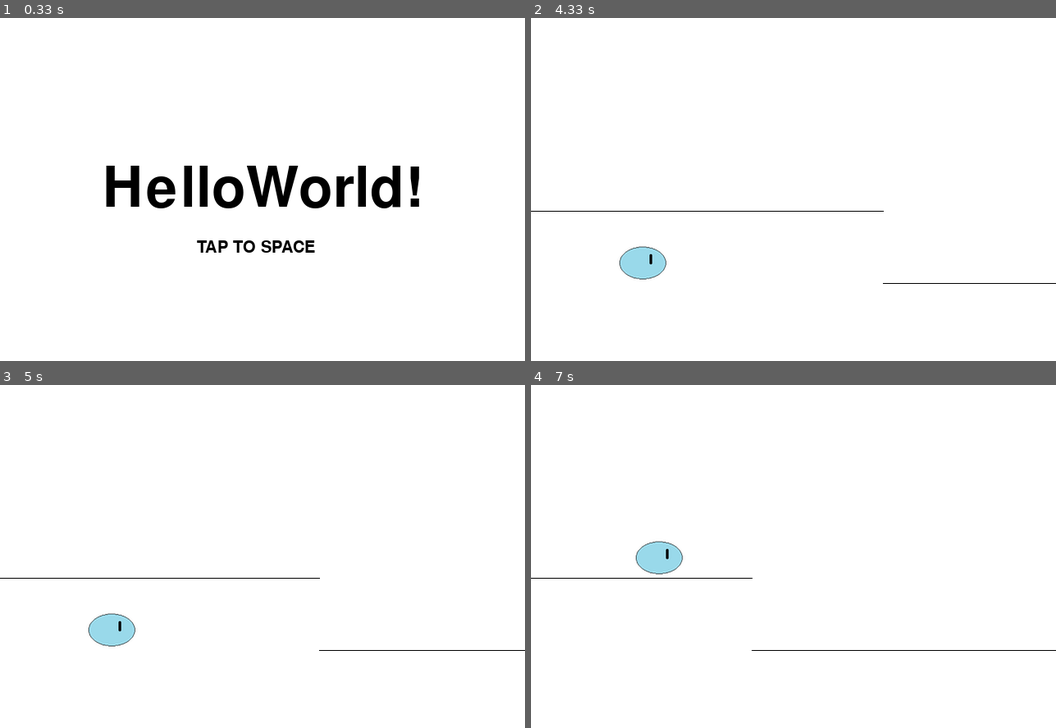
Above: before the commit, frames 1-4 (two rows, left to right).
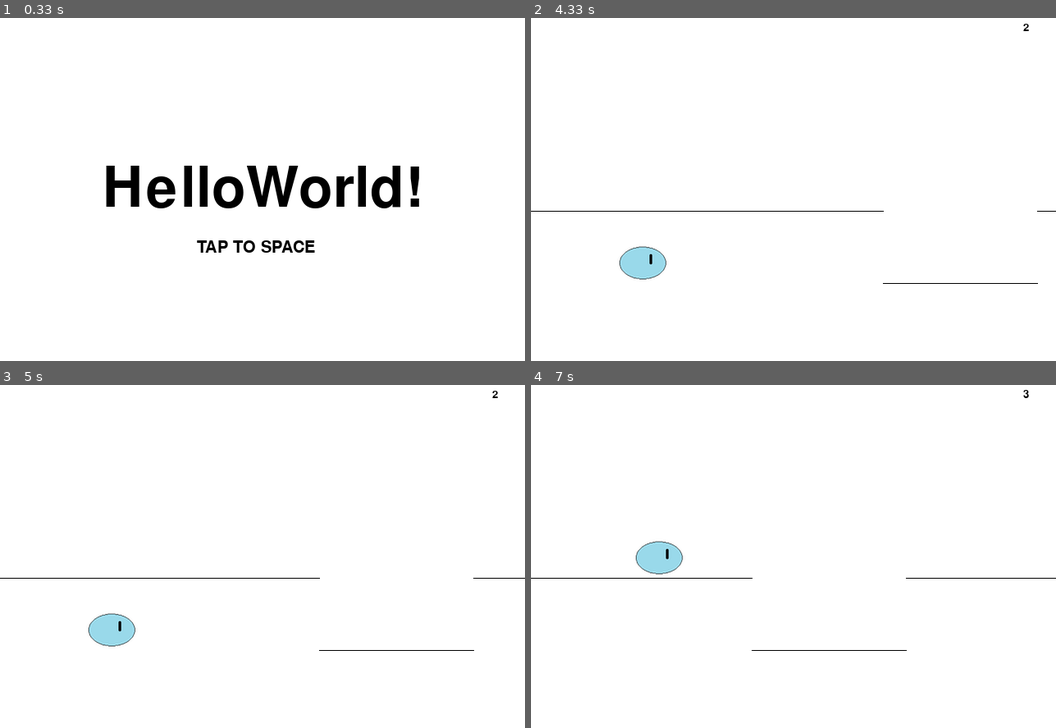
Above: after the commit, the same moments.

Repository: RENNKA08/python_pygame_HelloWorld-
Game: pygame game, started from mygame.py
Same seed, same stepped clock (60 frames per second), same inputs: the game is played once before the commit and once after it.
Inputs:
- Up to frame 1 (0.33 s): no input
- Up to frame 2 (4.33 s): tap Space at 0.33, 0.73, 1.03, 1.23, 1.57, 1.97, 2.37, 2.7, 3.03, 3.43, 3.83, 4.17 s; hold Up 0.67-1.13 s; hold Down 1.17-1.47 s; hold Up 1.5-1.87 s; hold Down 1.9-2.27 s; hold Up 2.3-2.6 s; hold Down 2.63-2.93 s; hold Up 2.97-3.33 s; hold Down 3.37-3.73 s; hold Up 3.77-4.07 s; hold Down from 4.1 s (still down)
- Up to frame 3 (5 s): release Down at 4.4 s; hold Up 4.43-4.8 s; tap Space at 4.5, 4.9 s; hold Down from 4.83 s (still down)
- Up to frame 4 (7 s): release Down at 5.2 s; hold Up 5.23-5.53 s; tap Space at 5.3, 5.63, 5.97, 6.37, 6.77 s; hold Down 5.57-5.87 s; hold Up 5.9-6.27 s; hold Down 6.3-6.67 s; hold Up from 6.7 s (still down)

Frame 1 is identical in both runs. In frame 2, less than 0.1% of the frame differs, in the area x 93-100%, y 1-78%; in frame 3, less than 0.1%; in frame 4, 0.2%, in the area x 71-100%, y 1-78%.

Commit message:
道の生成の調整

Diff:
--- a/mygame.py
+++ b/mygame.py
@@ -15,9 +15,20 @@
 # タイトルバーの文字列をセット
 pygame.display.set_caption(u"HelloWorld!")
 
+# 初期化
+X_std = 100
+Y_std = 240
+x_load = []
+y_load = []
+i = 0
+time = 0
+load_judge = 0
+load_interval = 0
+
 # フォントの作成
 sysfont = pygame.font.SysFont(None, 100)
 sysfont1 = pygame.font.SysFont(None, 30)
+sysfont2 = pygame.font.SysFont(None, 20)
 
 # テキストを描画したSurfaceを作成
 title = sysfont.render("HelloWorld!", True, (0, 0, 0))
@@ -29,11 +40,6 @@
 print(playerImg_rect.height)
 
 # 初期化
-X_std = 100
-Y_std = 240
-x_load = []
-y_load = []
-i = 0
 while True:
     x_load.append(i)
     y_load.append(Y_std)
@@ -77,6 +83,11 @@
 while True:
     screen.fill((255, 255, 255))
 
+    # 距離
+    load_length = sysfont2.render(format(int(time/100)), True, (0, 0, 0))
+    screen.blit(load_length, (600, 10))
+    time += 1
+
     # 道の生成
     load_random = random.uniform(0, 1000)
     i = 0
@@ -85,19 +96,30 @@
         i += 1
         if i == 640:
             break
-    if new_field == Y_std:
-        if load_random < 1:
-            new_field = Y_std + y_move
-    if new_field == Y_std + y_move:
-        if load_random > 1:
-            if load_random < 2:
-                new_field = Y_std + y_move + y_move
-        if load_random < 999:
-            if load_random > 998:
-                new_field = Y_std
-    if new_field == Y_std + y_move + y_move:
-        if load_random > 999:
-            new_field = Y_std + y_move
+    if load_judge == 1:
+        load_interval += 1
+        if load_interval == 100:
+            load_judge = 0
+            load_interval = 0
+    if load_judge == 0:
+        # print(time)
+        if new_field == Y_std:
+            if load_random < 5:
+                new_field = Y_std + y_move
+                load_judge = 1
+        if new_field == Y_std + y_move:
+            if load_random > 5:
+                if load_random < 10:
+                    new_field = Y_std + y_move + y_move
+                    load_judge = 1
+            if load_random < 995:
+                if load_random > 990:
+                    new_field = Y_std
+                    load_judge = 1
+        if new_field == Y_std + y_move + y_move:
+            if load_random > 995:
+                new_field = Y_std + y_move
+                load_judge = 1
     y_load[640] = new_field
     i = 640
     while True:
